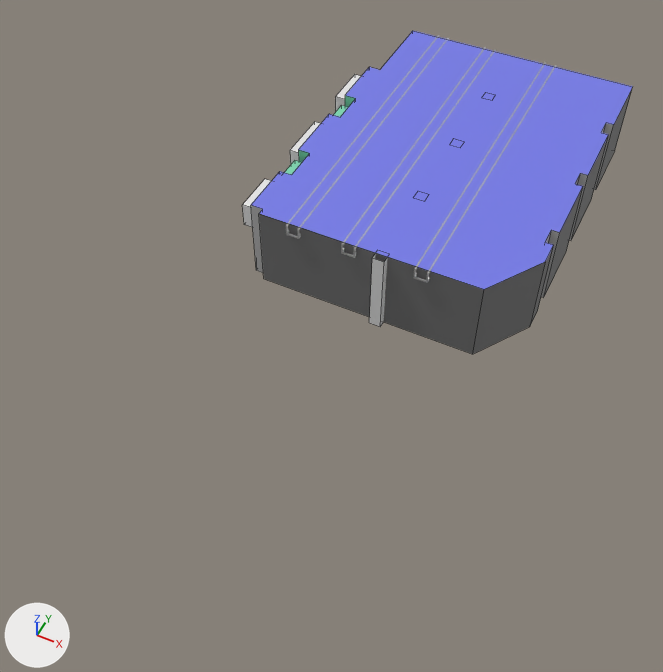
Before and after pictures for a commit that changed the FBX model Assets/Army 2022/Models/Room_0.fbx.
The view is the same before and after, from a 50 mm lens placed at (24.8, -39.1, 45.5), pointed at (6.9, -3.4, 0.9). Arrows for +X, +Y and +Z are at lower left; the lights stay in place. Mesh edges are drawn as thin lines on the coarser meshes. Where no turn or scale is listed for an object, it has been applied to the vertices. Vertices at the same position are counted once.

Objects in the first picture: 'Column', 'Room'.
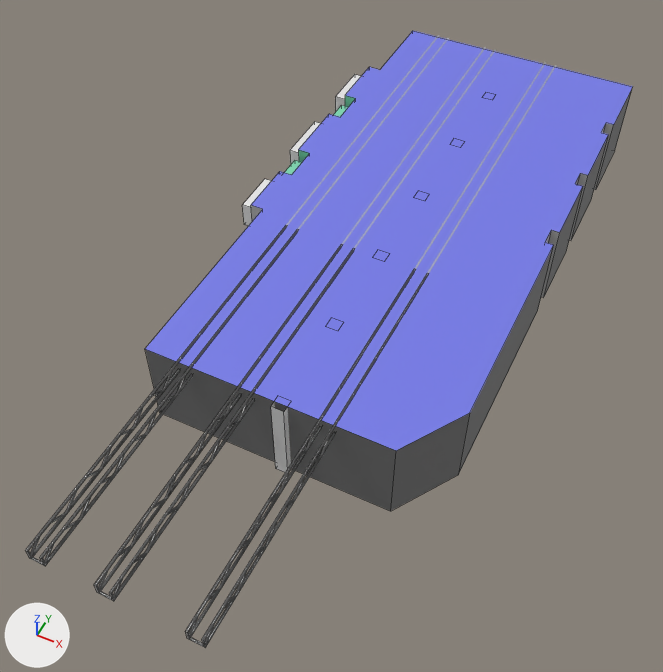
Edits to the scene script, one JSON object a line:
```json
{"block": "me_cube_008", "where": "me_cube_008.from_pydata(...)  # 32 vertices, 16 faces; spans x -0.4..0.4, y -0.4..19.9, z 0.0..6.0"}
{"block": "me_cube_008", "where": "# used by ob_column; location = (8.7, -0.1, 0.0)"}
{"block": "me_cube_008", "change": "me_cube_008 part 1: the loose piece of 8 vertices spanning x -0.4..0.4, y 19.1..19.9, z 0.0..6.0 is copied, and the copy is moved by (0.0, 13.0, 0.0); it spans x -0.4..0.4, y 32.1..32.9, z 0.0..6.0"}
{"block": "me_cube_001", "where": "me_cube_001.from_pydata(...)  # 134 vertices, 101 faces; spans x -2.0..18.0, y 0.0..25.5, z 0.0..6.0"}
{"block": "me_cube_001", "where": "# used by ob_room; location = (0.0, 0.0, 0.0)"}
{"block": "me_cube_001", "where": "# before: 0 (-0.1, 0.0, 0.0) at pixel (263, 278), 1 (-0.1, 0.0, 6.0) at pixel (258, 213), 6 (15.5, 0.0, 0.0) at pixel (472, 354), 7 (15.5, 0.0, 6.0) at pixel (484, 289), 42 (18.0, 4.0, 6.0) at pixel (545, 261)"}
{"block": "me_cube_001", "where": "# before: 43 (18.0, 4.0, 0.0) at pixel (529, 326)"}
{"block": "me_cube_001", "change": "me_cube_001 part 2"}
{"op": "add", "block": "me_cube_001", "code": "for i in [0, 1, 6, 7, 42, 43]: me_cube_001.vertices[i].co += Vector((0.0, -13.1, 0.0))"}
{"op": "set", "path": "ob_column.location", "old": "(8.7, -0.1, 0.0)", "new": "(8.7, 19.4, 0.0)"}
{"op": "set", "path": "ob_column.rotation_euler", "old": "(0.0, 0.0, 0.0)", "new": "(0.0, 0.0, -3.142)", "note": "degrees (0, 0, 0) -> degrees (0, 0, -180)"}
{"op": "add", "block": "ob_beam_005", "code": ["ob_beam_005 = bpy.data.objects.new('Beam.005', me_body48)", "ob_beam_005.location = (2.5, -13.34, 5.53)"]}
{"op": "add", "block": "ob_beam_003", "code": ["ob_beam_003 = bpy.data.objects.new('Beam.003', me_body48)", "ob_beam_003.location = (11.5, -13.34, 5.53)"]}
{"op": "add", "block": "ob_beam_004", "code": ["ob_beam_004 = bpy.data.objects.new('Beam.004', me_body48)", "ob_beam_004.location = (6.5, -13.34, 5.53)"]}
```

What differs and where, as boxes [x1, y1, x2, y2] in the pictures (663 x 672 px; the box of a moved part takes in the faces that stretch with it):
```json
{"object": "Room", "change": "reshaped", "before": [243, 31, 633, 354], "after": [145, 31, 633, 511], "on screen": "25% wider, 48% taller"}
{"object": "Beam.004", "change": "added", "after": [94, 244, 354, 601]}
{"object": "Beam.003", "change": "added", "after": [185, 269, 428, 648]}
{"object": "Beam.005", "change": "added", "after": [26, 226, 298, 566]}
{"object": "Column", "change": "reshaped, moved, turned", "before": [369, 93, 485, 327], "after": [271, 93, 485, 473]}
{"part": 1, "of": "me_cube_008", "change": "added", "after": [271, 402, 291, 473]}
{"part": 2, "of": "me_cube_001", "change": "moved or reshaped", "before": [259, 89, 549, 354], "after": [145, 89, 549, 511]}
```
